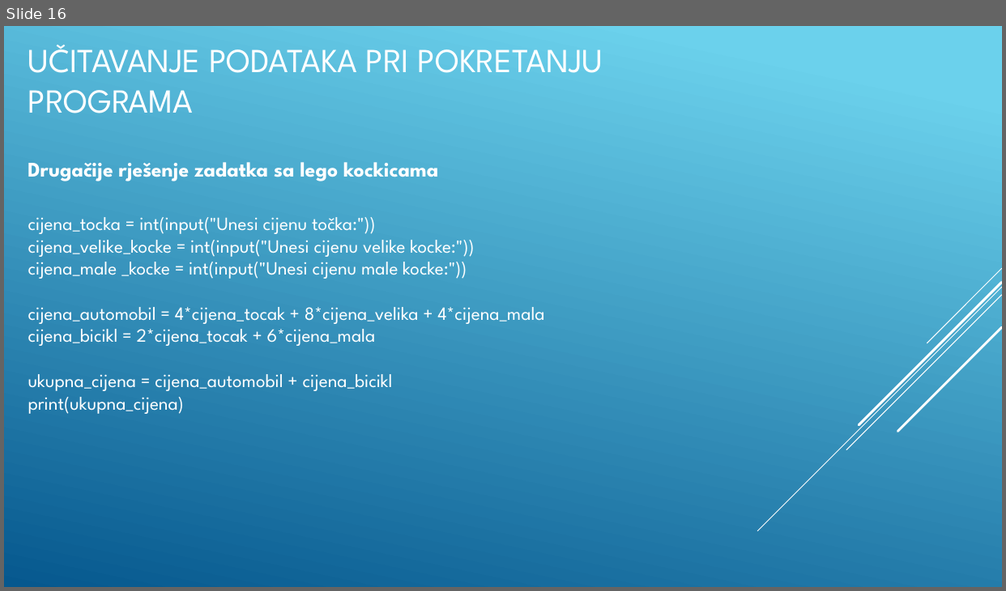
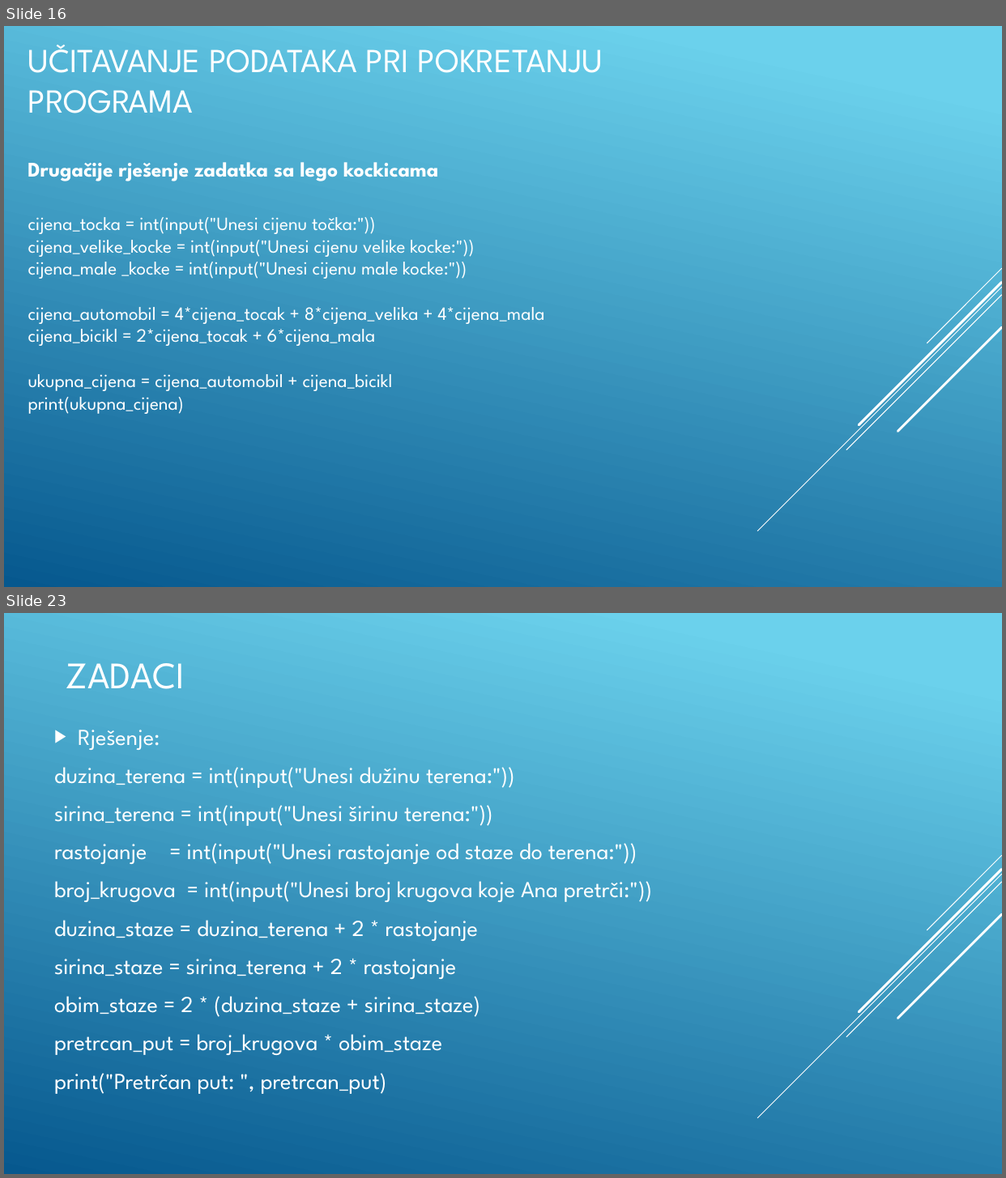
Before and after one commit to BaDnja/Kursevi, a slide deck: Python/Python-Osnovni-kurs/Izracunavanje/1-Osnovne aritmeticke operacije i primjena/Prezentacija.pptx. Shown one above the other, each under a label of ours: slide 16 before the commit, slides 16 and 23 after it; the slides between them are not shown. The pictures are 1006x591 and 1006x1178 pixels, drawn with LibreOffice and Linux fonts; fonts in the diff are those of the drawing. Boxes give left, top, right and bottom in pixels: in the first picture for what was removed or moved away, otherwise in the second. Text is boxed around its words. In the diff, an @@ line names an element or a change of style, - is before the commit and + after.

```diff
--- a/Python/Python-Osnovni-kurs/Izracunavanje/1-Osnovne aritmeticke operacije i primjena/Prezentacija.pptx
+++ b/Python/Python-Osnovni-kurs/Izracunavanje/1-Osnovne aritmeticke operacije i primjena/Prezentacija.pptx
@@ slide 23 added at (4, 613, 1002, 1174), background gradient #6ED2EB to #06588E; not listed: 5 template elements that a slide beside it also shows @@
@@ title added at (66, 663, 185, 689), 36 pt, text #FFFFFF @@
+ZADACI
@@ text added at (54, 730, 652, 1094), 22 pt, text #FFFFFF @@
+▶ Rješenje:
+duzina_terena = int(input("Unesi dužinu terena:"))
+sirina_terena = int(input("Unesi širinu terena:"))
+rastojanje = int(input("Unesi rastojanje od staze do terena:"))
+broj_krugova = int(input("Unesi broj krugova koje Ana pretrči:"))
+duzina_staze = duzina_terena + 2 * rastojanje
+sirina_staze = sirina_terena + 2 * rastojanje
+obim_staze = 2 * (duzina_staze + sirina_staze)
+pretrcan_put = broj_krugova * obim_staze
+print("Pretrčan put: ", pretrcan_put)
```
Also in this commit, not shown: 3 slides changed, 6 other slides added, 3 other files.
